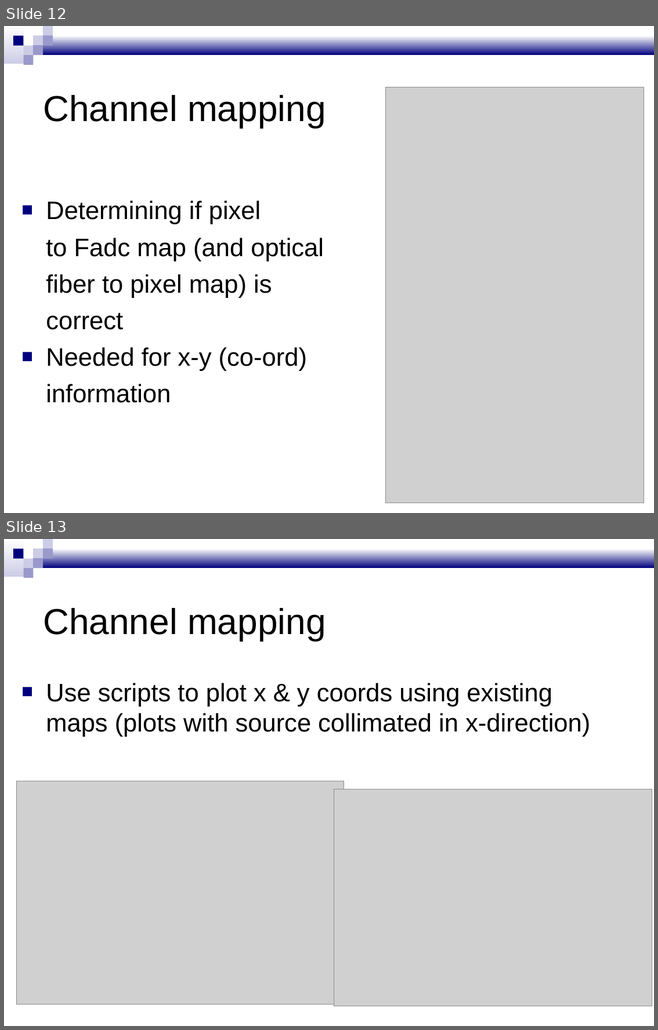
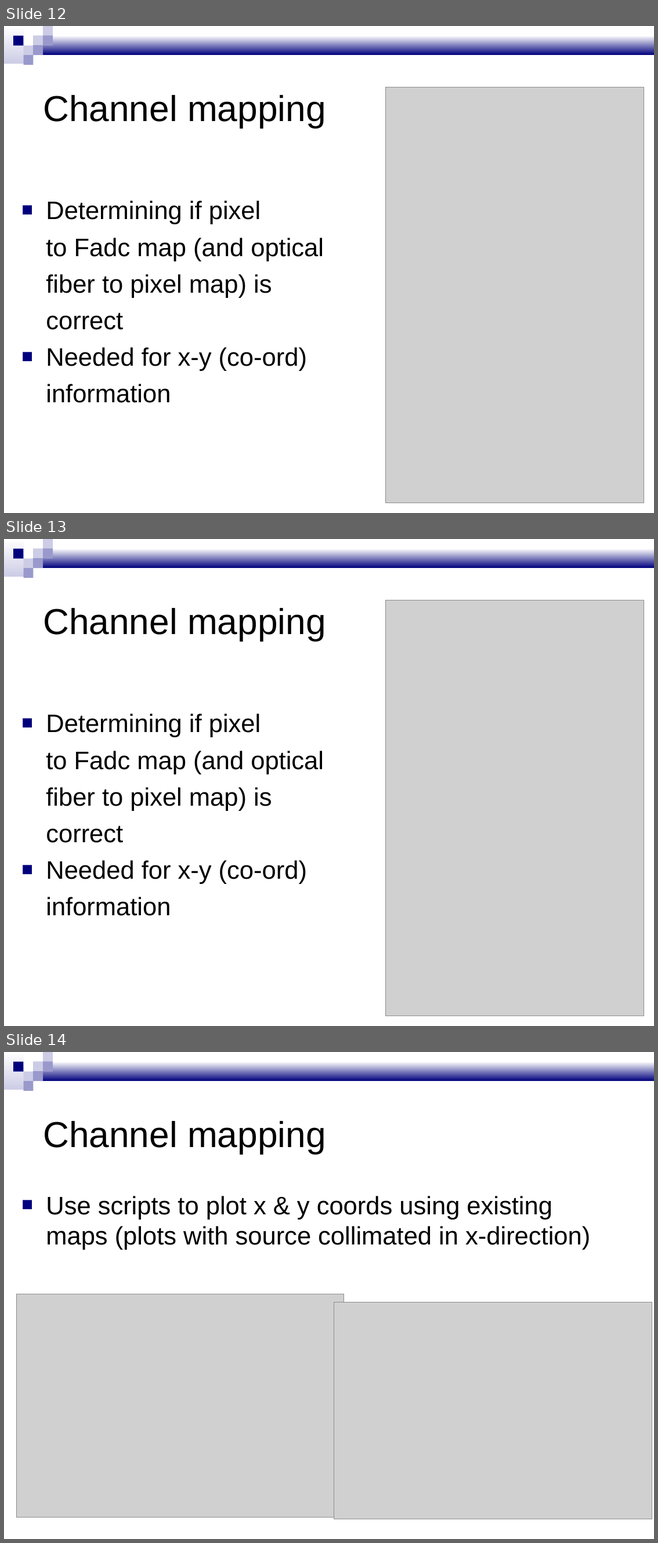
Before and after one commit to Jiansiyu/Scifi, a slide deck: Scifi_maps/JohnW_SciFI_mapping.odp. Shown one above the other, each under a label of ours: slides 12 and 13 before the commit, slides 12, 13 and 14 after it. The pictures are 658x1030 and 658x1543 pixels, drawn with LibreOffice and Linux fonts; fonts in the diff are those of the drawing; grey boxes stand for pictures. Boxes give left, top, right and bottom in pixels: in the first picture for what was removed or moved away, otherwise in the second. Text is boxed around its words. In the diff, an @@ line names an element or a change of style, - is before the commit and + after.

Commit message:
clearing up of mapping files, explained in README

```diff
--- a/Scifi_maps/JohnW_SciFI_mapping.odp
+++ b/Scifi_maps/JohnW_SciFI_mapping.odp
@@ slide 13 added at [4, 539, 654, 1026], background #FFFFFF; not listed: 9 template elements that a slide beside it also shows @@
@@ title added at [43, 608, 326, 641], 40 pt, text #000000 @@
+Channel mapping
@@ picture added at [385, 600, 643, 1016] @@
@@ text added at [46, 714, 324, 916], 28 pt, text #000000 @@
+■ Determining if pixel
+to Fadc map (and optical
+fiber to pixel map) is
+correct
+■ Needed for x-y (co-ord)
+information
@@ what was slide 13 is now slide 14 @@
```
Also in this commit, not shown: 6 other files.
